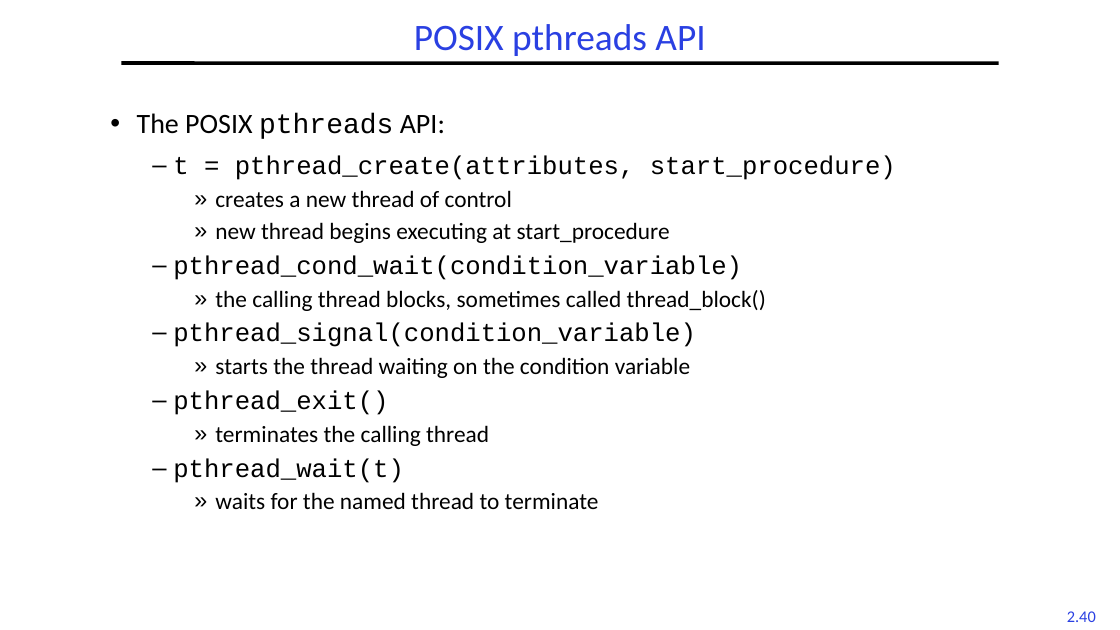
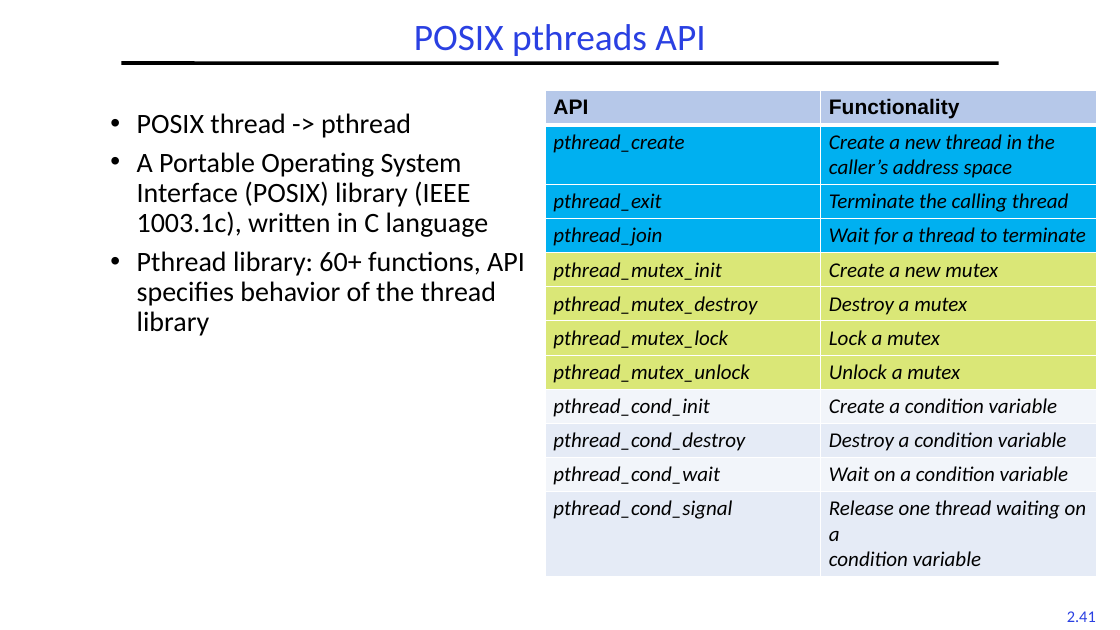
Before and after one commit to guhofstra/CSC256Fa25, a slide deck: slide 41 of PPTs/L2-Processes Threads.pptx (slide 40 before the commit). Drawn at 1120x630 pixels with LibreOffice and Linux fonts; fonts in the diff are those of the drawing. Boxes give left, top, right and bottom in pixels: in the first picture for what was removed or moved away, otherwise in the second. Text is boxed around its words. In the diff, an @@ line names an element or a change of style, - is before the commit and + after.

```diff
--- a/PPTs/L2-Processes Threads.pptx
+++ b/PPTs/L2-Processes Threads.pptx
@@ text at box(137, 113, 525, 336): text changed; size 20 to 24 pt @@
-• The POSIX pthreads API:
-  – t = pthread_create(attributes, start_procedure)
-    » creates a new thread of control
-    » new thread begins executing at start_procedure
-  – pthread_cond_wait(condition_variable)
-    » the calling thread blocks, sometimes called thread_block()
-  – pthread_signal(condition_variable)
-    » starts the thread waiting on the condition variable
-  – pthread_exit()
-    » terminates the calling thread
-  – pthread_wait(t)
-    » waits for the named thread to terminate
+• POSIX thread -> pthread
+• A Portable Operating System Interface (POSIX) library (IEEE 1003.1c), written in C language
+• Pthread library: 60+ functions, API specifies behavior of the thread library
@@ table added at box(545, 91, 1096, 575), 12 rows, 2 columns @@
+API | Functionality
+pthread_create | Create a new thread in the caller’s address space
+pthread_exit | Terminate the calling thread
+pthread_join | Wait for a thread to terminate
+pthread_mutex_init | Create a new mutex
+pthread_mutex_destroy | Destroy a mutex
+pthread_mutex_lock | Lock a mutex
+pthread_mutex_unlock | Unlock a mutex
+pthread_cond_init | Create a condition variable
+pthread_cond_destroy | Destroy a condition variable
+pthread_cond_wait | Wait on a condition variable
+pthread_cond_signal | Release one thread waiting on a / condition variable
@@ page number at box(1067, 611, 1096, 622): text changed @@
-2.40
+2.41
```
Also in this commit, not shown: 2 other slides changed, 1 slide added, 2 other files.
